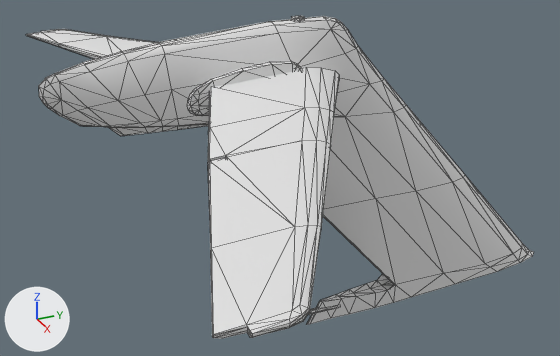
One commit to the OBJ model assets/vehicles/c17/body.obj: the scene before it, then after it.
Rendered twice from a 50 mm lens placed at (19.3, -35.4, 12.9), pointed at (-0.7, -26.4, 2.9). Every picture has the same lights, and +X, +Y and +Z are marked at lower left. The older version comes first. Mesh edges are drawn as thin lines. Where no turn or scale is listed for an object, it has been applied to the vertices. Vertices at exactly the same position are counted once.

Script lines for the objects in view, before the commit:
```python
me_body = bpy.data.meshes.new('body')
me_body.from_pydata(...)  # 592 vertices, 1037 faces; spans x -10.3..10.3, y -33.3..-16.2, z -2.3..8.0
ob_body = bpy.data.objects.new('body', me_body)
ob_body.location = (0.0, 0.0, 0.0)
```
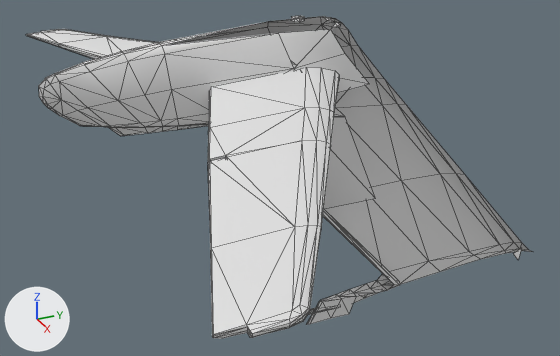
Boxes (x1, y1, x2, y2) around the edits, measured in the pictures (560 x 356 px):
'body', reshaped
    before: (26, 16, 534, 339)
    after: (26, 16, 533, 339)
part 1 of me_body, deleted
    before: (166, 16, 534, 314)

What changed in the scene script:
```text
Change me_body:
    used by ob_body; location = (0.0, 0.0, 0.0)
    remove me_body.from_pydata(...)  # 592 vertices, 1037 faces; spans x -10.3..10.3, y -33.3..-16.2, z -2.3..8.0
    add me_body.from_pydata(...)  # 542 vertices, 896 faces; spans x -10.3..10.3, y -33.3..-16.2, z -2.3..8.0
    me_body part 1
    50 vertices are removed from x 0.2..0.5, y -29.6..-16.5, z -2.1..7.9
    141 faces are deleted
```
